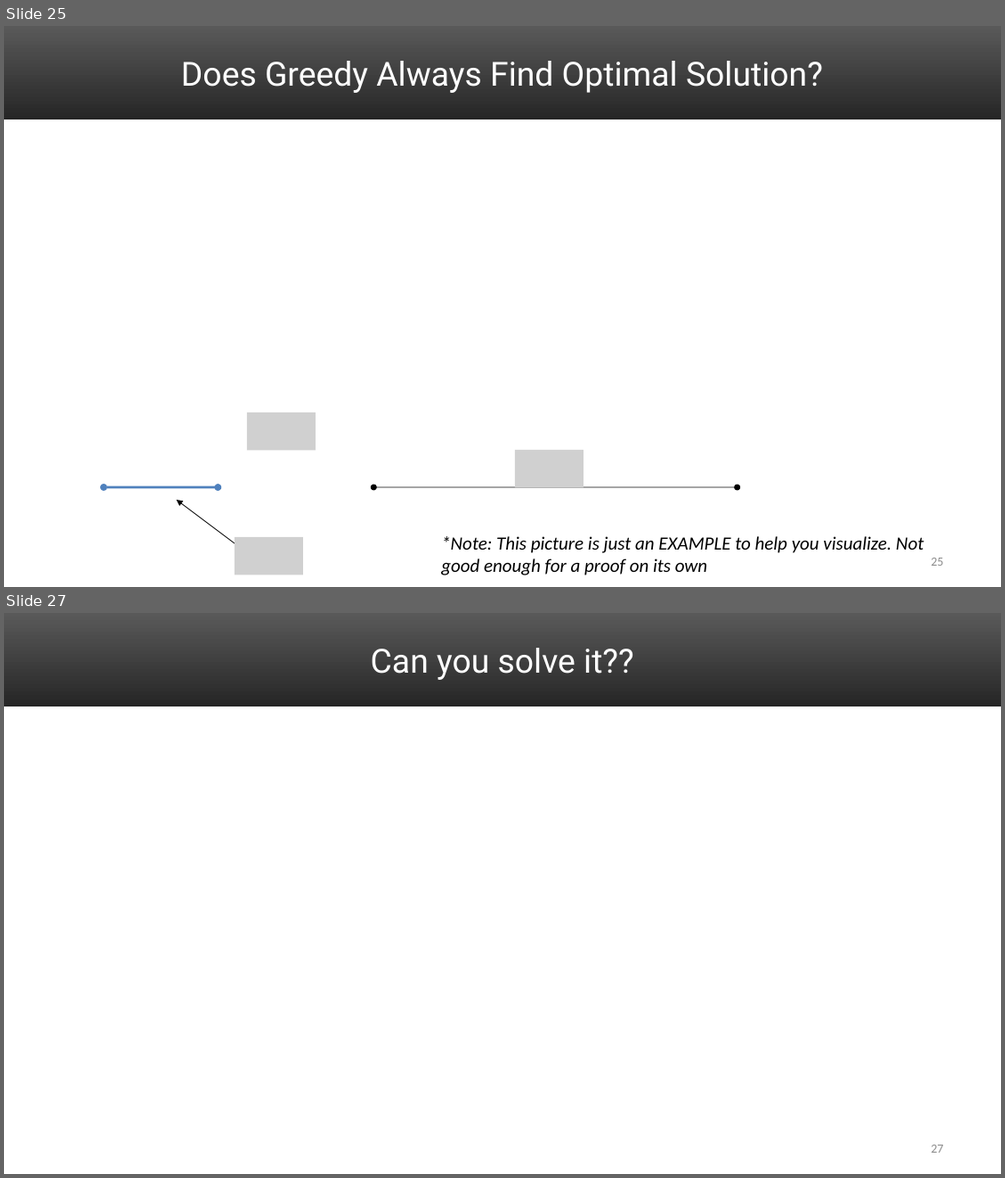
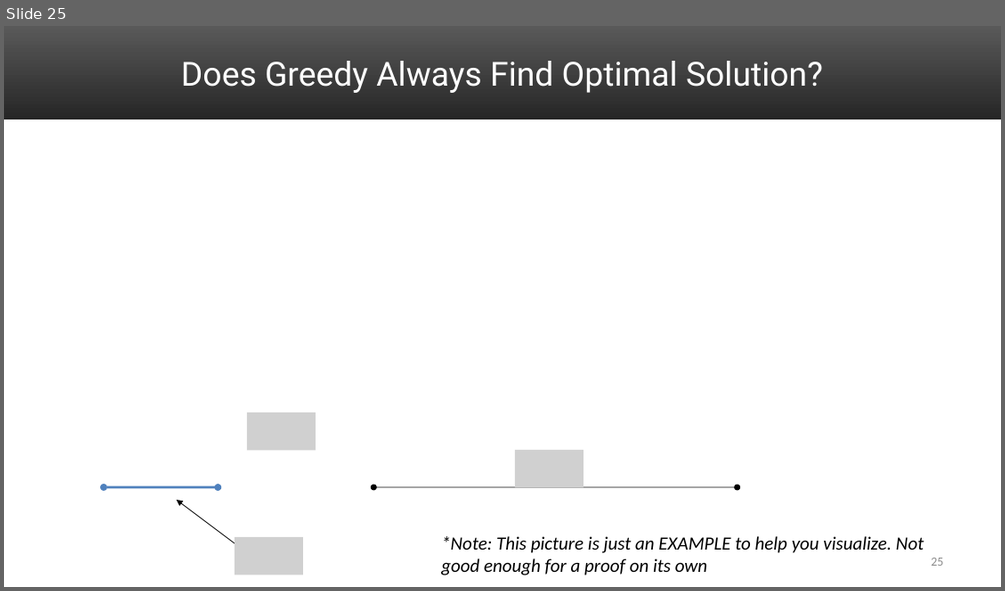
Before and after one commit to markfloryan/dsa2, a slide deck: slides/04-ActivitySelect.pptx. Shown one above the other, each under a label of ours: slides 25 and 27 before the commit, slide 25 after it; the slides between them are not shown. The pictures are 1005x1178 and 1005x591 pixels, drawn with LibreOffice and Linux fonts; fonts in the diff are those of the drawing; grey boxes stand for pictures. Boxes give left, top, right and bottom in pixels: in the first picture for what was removed or moved away, otherwise in the second. Text is boxed around its words. In the diff, an @@ line names an element or a change of style, - is before the commit and + after.

```diff
--- a/slides/04-ActivitySelect.pptx
+++ b/slides/04-ActivitySelect.pptx
@@ slide 27 removed at (4, 613, 1001, 1174), background #FFFFFF; not listed: 1 template element that a slide beside it also shows @@
@@ title removed at (371, 648, 634, 680) @@
-Can you solve it??
@@ page number removed at (930, 1144, 943, 1152) @@
-27
```
Also in this commit, not shown: 1 slide changed, 5 other slides removed, 5 other files.
